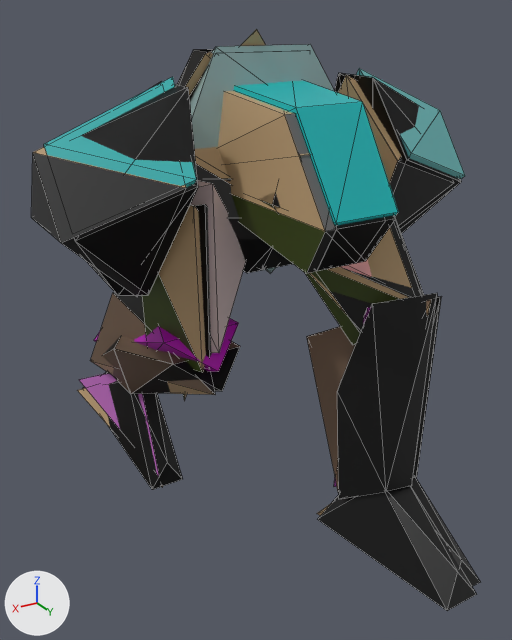
Before and after pictures for a commit that changed the glTF model base/tr_mino.glb.
One viewpoint serves both versions: a 50 mm camera at (5.14, 8.9, 7.54) aimed at (0.06, 0.42, 3.31). Arrows for +X, +Y and +Z are at lower left; the lights stay in place. The picture after the commit comes second. Mesh edges are drawn as thin lines. Where no turn or scale is listed for an object, it has been applied to the vertices.

The first picture shows 'Left_Calf0', 'Left_Foot0', 'Left_Leg3', 'Pelvis', 'Right_Foot1', 'Right_Leg', 'Right_Leg3', 'Right_Pod1', 'Right_PodA1', 'Right_PodA3', 'head', 'head3' and 30 more.
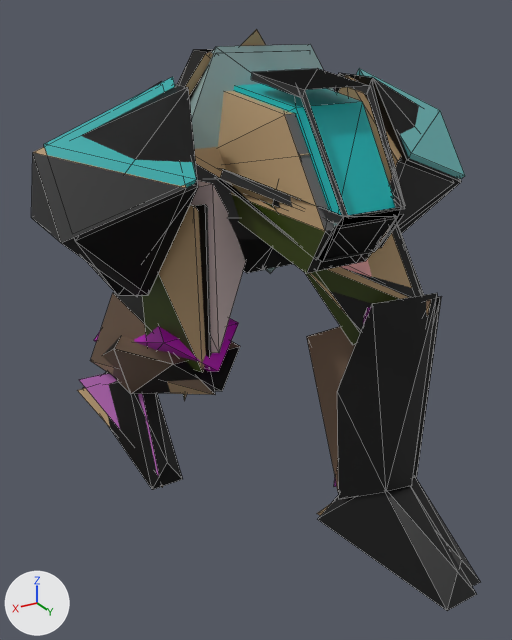
Changed parts and their boxes (x1, y1, x2, y2) in the pictures (512 x 640 px):
'cockpit', now drawn
    after: (214, 68, 405, 262)

The edits, one by one:
Material 'tr_mino.15' (mat_tr_mino_15) is new.
Its base color is (0.445, 0.445, 0.445) (grey #b2b2b2).
Mesh me_cockpit is new.
It has 40 vertices, 48 faces and spans x -1.12..1.1, y -1.24..0.82, z -0.9..1.24.
It uses material mat_tr_mino_15 (grey #b2b2b2).
Object 'cockpit' (ob_cockpit) now shows me_cockpit instead of nothing.
